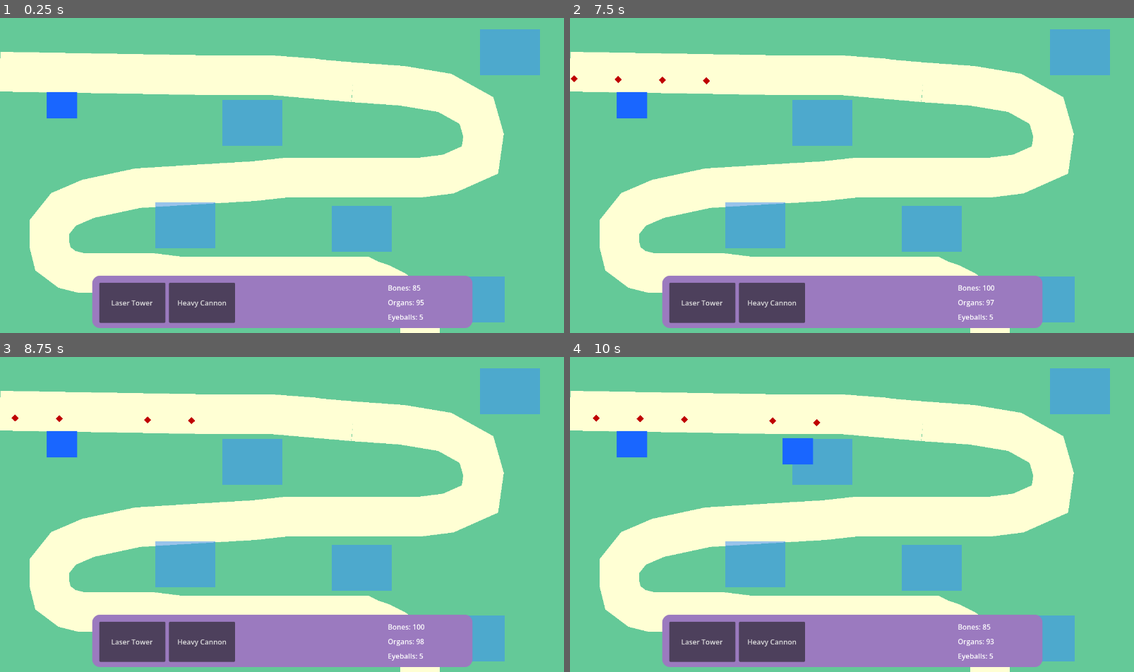
Above: before the commit, frames 1-4 (two rows, left to right).
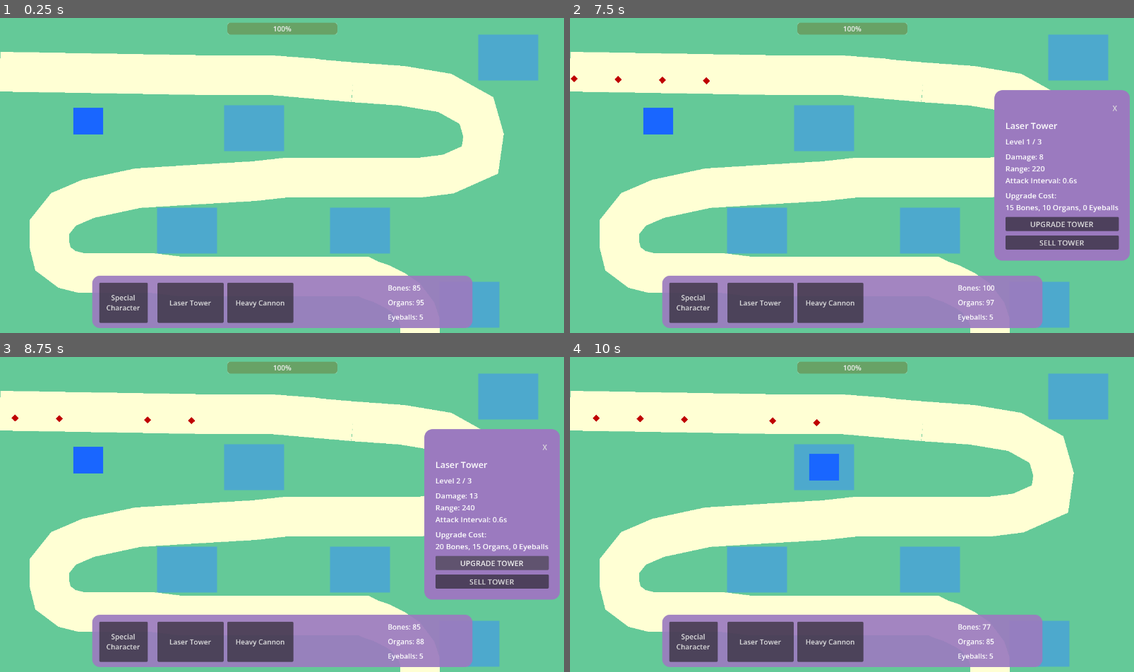
Above: after the commit, the same moments.

Repository: onion-40/candy-carnage
Game: Godot game, scene res://Scenes/main.tscn
The game is run twice, just before and just after one commit, with the same random seed, the same clock (stepped at 60 frames per second) and the same inputs.
Inputs (mouse positions are in pixels of both pictures, inside the frame that each line leads up to):
- Up to frame 1 (0.25 s): no input
- Up to frame 2 (7.5 s): click (694, 301) at 0.5 s, where only the run after the commit has a clickable "Special Character"; click "Laser Tower" at 1.25 s; click "Heavy Cannon" at 2 s; click "Laser Tower" at 2.75 s; click (694, 301) at 3.5 s, where only the run after the commit has a clickable "Special Character"; click "Heavy Cannon" at 4.25 s; click "Laser Tower" at 5 s; click (694, 301) at 5.75 s, where only the run after the commit has a clickable "Special Character"; click "Heavy Cannon" at 6.5 s; move the mouse to (660, 121) at 7.27 s; click (660, 121) at 7.42 s
- Up to frame 3 (8.75 s): click (490, 561) at 8 s, where only the run after the commit has a clickable "UPGRADE TOWER"
- Up to frame 4 (10 s): click (1060, 580) at 8.75 s, where only the run after the commit has a clickable "SELL TOWER"; move the mouse to (823, 467) at 9.52 s; click (823, 467) at 9.67 s

The runs differ from the first frame. In frame 1, 5.6% of the frame differs, in the area x 8-96%, y 1-99%; in frame 2, 19%; in frame 3, 19%, in the area x 8-100%, y 1-99%; in frame 4, 6.0%.

Commit message:
update health bar and special character

Diff:
--- a/Scenes/Map.tscn
+++ b/Scenes/Map.tscn
@@ -40,33 +40,32 @@
 position = Vector2(24, 360)
 
 [node name="SpotVisual" type="Polygon2D" parent="TowerSpots/Spot 1" unique_id=2111016405]
-position = Vector2(16, 32)
 color = Color(0.22000003, 0.5450001, 1, 0.5137255)
-polygon = PackedVector2Array(-127.999985, -95.99999, 8, -96, 8.0000305, 8.000008, -127.999985, 8.000008)
+polygon = PackedVector2Array(-68, -52, 68, -52, 68, 52, -68, 52)
 uv = PackedVector2Array(-128, -98, 8, -96, 8.0000305, 8.000008, -127.999985, 8.000008)
 
 [node name="CollisionPolygon2D" type="CollisionPolygon2D" parent="TowerSpots/Spot 1" unique_id=602957720]
+position = Vector2(10, 2)
 polygon = PackedVector2Array(-99, -53, 8, -49, 10, 26, -102, 29)
 
 [node name="Spot2" type="Area2D" parent="TowerSpots" unique_id=1621219341]
 position = Vector2(400, 376)
 
 [node name="SpotVisual2" type="Polygon2D" parent="TowerSpots/Spot2" unique_id=2137973629]
-position = Vector2(56, 32)
 color = Color(0.22000003, 0.5450001, 1, 0.5137255)
-polygon = PackedVector2Array(-127.999985, -95.99999, 8, -96, 8.0000305, 8.000008, -127.999985, 8.000008)
+polygon = PackedVector2Array(-68, -52, 68, -52, 68, 52, -68, 52)
 uv = PackedVector2Array(-128, -98, 8, -96, 8.0000305, 8.000008, -127.999985, 8.000008)
 
 [node name="CollisionPolygon2D" type="CollisionPolygon2D" parent="TowerSpots/Spot2" unique_id=2024332708]
+position = Vector2(1, 6)
 polygon = PackedVector2Array(-59, -54, -60, 27, 48, 27, 52, -52)
 
 [node name="Spot3" type="Area2D" parent="TowerSpots" unique_id=1594441110]
 position = Vector2(248, 608)
 
 [node name="SpotVisual3" type="Polygon2D" parent="TowerSpots/Spot3" unique_id=912947380]
-position = Vector2(56, 32)
 color = Color(0.22000003, 0.5450001, 1, 0.5137255)
-polygon = PackedVector2Array(-127.999985, -95.99999, 8, -96, 8.0000305, 8.000008, -127.999985, 8.000008)
+polygon = PackedVector2Array(-68, -52, 68, -52, 68, 52, -68, 52)
 uv = PackedVector2Array(-128, -98, 8, -96, 8.0000305, 8.000008, -127.999985, 8.000008)
 
 [node name="CollisionPolygon2D" type="CollisionPolygon2D" parent="TowerSpots/Spot3" unique_id=156237745]
@@ -76,9 +75,8 @@
 position = Vector2(976, 216)
 
 [node name="SpotVisual4" type="Polygon2D" parent="TowerSpots/Spot4" unique_id=1242529457]
-position = Vector2(64, 32)
 color = Color(0.22000003, 0.5450001, 1, 0.5137255)
-polygon = PackedVector2Array(-127.999985, -95.99999, 8, -96, 8.0000305, 8.000008, -127.999985, 8.000008)
+polygon = PackedVector2Array(-68, -52, 68, -52, 68, 52, -68, 52)
 uv = PackedVector2Array(-128, -98, 8, -96, 8.0000305, 8.000008, -127.999985, 8.000008)
 
 [node name="CollisionPolygon2D" type="CollisionPolygon2D" parent="TowerSpots/Spot4" unique_id=518153689]
@@ -88,9 +86,8 @@
 position = Vector2(640, 608)
 
 [node name="SpotVisual5" type="Polygon2D" parent="TowerSpots/Spot5" unique_id=1100856899]
-position = Vector2(64, 40)
 color = Color(0.22000003, 0.5450001, 1, 0.5137255)
-polygon = PackedVector2Array(-127.999985, -95.99999, 8, -96, 8.0000305, 8.000008, -127.999985, 8.000008)
+polygon = PackedVector2Array(-68, -52, 68, -52, 68, 52, -68, 52)
 uv = PackedVector2Array(-128, -98, 8, -96, 8.0000305, 8.000008, -127.999985, 8.000008)
 
 [node name="CollisionPolygon2D" type="CollisionPolygon2D" parent="TowerSpots/Spot5" unique_id=819079759]
@@ -100,9 +97,8 @@
 position = Vector2(888, 776)
 
 [node name="SpotVisual6" type="Polygon2D" parent="TowerSpots/Spot6" unique_id=757307729]
-position = Vector2(72, 32)
 color = Color(0.22000003, 0.5450001, 1, 0.5137255)
-polygon = PackedVector2Array(-127.999985, -95.99999, 8, -96, 8.0000305, 8.000008, -127.999985, 8.000008)
+polygon = PackedVector2Array(-68, -52, 68, -52, 68, 52, -68, 52)
 uv = PackedVector2Array(-128, -98, 8, -96, 8.0000305, 8.000008, -127.999985, 8.000008)
 
 [node name="CollisionPolygon2D" type="CollisionPolygon2D" parent="TowerSpots/Spot6" unique_id=798454240]
--- a/Scenes/SpecialCharacters.tscn
+++ b/Scenes/SpecialCharacters.tscn
@@ -1,6 +1,9 @@
 [gd_scene format=3 uid="uid://do75dorlxuvn1"]
 
+[ext_resource type="Script" uid="uid://bfutegbitg7q5" path="res://Scenes/special_characters.gd" id="1_7jrx0"]
+
 [node name="SpecialCharacters" type="Node2D" unique_id=932325363]
+script = ExtResource("1_7jrx0")
 
 [node name="Body" type="Polygon2D" parent="." unique_id=413082617]
 position = Vector2(16, 176)
--- a/Scenes/Towers.tscn
+++ b/Scenes/Towers.tscn
@@ -9,7 +9,7 @@
 script = ExtResource("1_wd6hp")
 
 [node name="Body" type="Polygon2D" parent="." unique_id=1527430392]
-position = Vector2(72.5, 0)
+position = Vector2(132, 36)
 polygon = PackedVector2Array(-166.08392, -65.539406, -97.91606, -65.539406, -97.91606, -6.460594, -166.08392, -6.460594)
 uv = PackedVector2Array(-192, -88, -64, -88, -64, 16, -192, 16)
 
@@ -18,7 +18,6 @@
 [node name="SelectionArea" type="Area2D" parent="." unique_id=1123681613]
 
 [node name="CollisionShape2D" type="CollisionShape2D" parent="SelectionArea" unique_id=743401285]
-position = Vector2(-60, -36)
 shape = SubResource("RectangleShape2D_41ke1")
 
 [connection signal="input_event" from="SelectionArea" to="." method="_on_selection_area_input_event"]
--- a/Scenes/bottom_hud.gd
+++ b/Scenes/bottom_hud.gd
@@ -4,7 +4,7 @@
 @onready var bones_label: Label = $HBoxContainer/ResourceList/BonesLabel
 @onready var organs_label: Label = $HBoxContainer/ResourceList/OrgansLabel
 @onready var eyeballs_label: Label = $HBoxContainer/ResourceList/EyeballsLabel
-
+@onready var special_character_button: Button = $HBoxContainer/SpecialCharButton
 
 func _ready() -> void:
 	ResourceManager.inventory_changed.connect(update_resources)
@@ -14,6 +14,7 @@
 		ResourceManager.eyeballs
 	)
 
+	special_character_button.pressed.connect(_on_special_character_button_pressed)
 
 func update_resources(
 	bone_amount: int,
@@ -23,3 +24,7 @@
 	bones_label.text = "Bones: %d" % bone_amount
 	organs_label.text = "Organs: %d" % organ_amount
 	eyeballs_label.text = "Eyeballs: %d" % eyeball_amount
+
+func _on_special_character_button_pressed() -> void:
+	var map = get_tree().current_scene.get_node("Map")
+	map.begin_special_placement()
--- a/Scenes/main.tscn
+++ b/Scenes/main.tscn
@@ -23,11 +23,19 @@
 content_margin_top = 16.0
 content_margin_right = 12.0
 content_margin_bottom = 12.0
-bg_color = Color(0.6064114, 0.47736657, 0.7489121, 1)
+bg_color = Color(0.60784316, 0.47843137, 0.7490196, 0.91764706)
 corner_radius_top_left = 18
 corner_radius_top_right = 18
 corner_radius_bottom_right = 18
 corner_radius_bottom_left = 18
+
+[sub_resource type="StyleBoxFlat" id="StyleBoxFlat_21xkr"]
+bg_color = Color(0.0115433065, 0.3884842, 1.92523e-07, 1)
+border_color = Color(0, 0, 0, 1)
+corner_radius_top_left = 8
+corner_radius_top_right = 8
+corner_radius_bottom_right = 8
+corner_radius_bottom_left = 8
 
 [node name="Main" type="Node2D" unique_id=295096930]
 
@@ -35,10 +43,6 @@
 
 [node name="Enemies" parent="." unique_id=1169386622 instance=ExtResource("2_jjvhh")]
 position = Vector2(344, -104)
-max_health = null
-move_speed = null
-reward = null
-base_damage = null
 
 [node name="Towers" parent="." unique_id=1501200458 instance=ExtResource("3_kry3j")]
 position = Vector2(-16, -48)
@@ -126,7 +130,13 @@
 
 [node name="HBoxContainer" type="HBoxContainer" parent="UI/BottomHUD" unique_id=180391323]
 layout_mode = 2
-theme_override_constants/separation = 20
+theme_override_constants/separation = 22
+
+[node name="SpecialCharButton" type="Button" parent="UI/BottomHUD/HBoxContainer" unique_id=1319516445]
+custom_minimum_size = Vector2(110, 90)
+layout_mode = 2
+text = "Special
+Character"
 
 [node name="TowerSelection" type="HBoxContainer" parent="UI/BottomHUD/HBoxContainer" unique_id=1013028664]
 layout_mode = 2
@@ -159,3 +169,15 @@
 [node name="EyeballsLabel" type="Label" parent="UI/BottomHUD/HBoxContainer/ResourceList" unique_id=201943819]
 layout_mode = 2
 text = "Eyeballs: 5"
+
+[node name="HealthBar" type="ProgressBar" parent="UI" unique_id=434133851]
+anchors_preset = 5
+anchor_left = 0.5
+anchor_right = 0.5
+offset_left = -125.0
+offset_top = 17.0
+offset_right = 125.0
+offset_bottom = 44.0
+grow_horizontal = 2
+theme_override_styles/background = SubResource("StyleBoxFlat_21xkr")
+value = 100.0
--- /dev/null
+++ b/Scenes/special_characters.gd
@@ -0,0 +1,53 @@
+
+extends Node2D
+
+@export var attack_range: float = 150.0
+@export var attack_damage: int = 10
+@export var attack_interval: float = 1.5
+
+var is_active: bool = false
+var attack_timer: float = 0.0
+
+
+@export var lifetime: float = 10.0
+
+func activate() -> void:
+	is_active = true
+	attack_timer = 0.0
+	print("Special character activated!")
+
+	await get_tree().create_timer(lifetime).timeout
+
+	if is_instance_valid(self):
+		queue_free()
+
+
+func _process(delta: float) -> void:
+	if not is_active:
+		return
+
+	attack_timer += delta
+
+	if attack_timer >= attack_interval:
+		attack_timer = 0.0
+		attack_nearest_enemy()
+
+
+func attack_nearest_enemy() -> void:
+	var nearest_enemy: Node2D = null
+	var nearest_distance: float = attack_range
+
+	for enemy in get_tree().get_nodes_in_group("enemies"):
+		if not is_instance_valid(enemy):
+			continue
+
+		var distance = global_position.distance_to(enemy.global_position)
+
+		if distance <= nearest_distance:
+			nearest_distance = distance
+			nearest_enemy = enemy
+
+	if nearest_enemy != null:
+		nearest_enemy.take_damage(attack_damage)
+		print("Attacked enemy! Damage dealt: ", attack_damage)
+		print("Enemy HP after attack: ", nearest_enemy.health)
--- a/Scripts/Scenes/Enemy.gd
+++ b/Scripts/Scenes/Enemy.gd
@@ -1,4 +1,3 @@
-
 extends PathFollow2D
 
 signal defeated(reward: int)
@@ -11,14 +10,12 @@
 
 var health: int
 
-
 func _ready() -> void:
 	health = max_health
 	add_to_group("enemies")
 
 	loop = false
 	rotates = false
-
 
 func _process(delta: float) -> void:
 	progress += move_speed * delta
--- a/Scripts/Scenes/Map.gd
+++ b/Scripts/Scenes/Map.gd
@@ -26,6 +26,7 @@
 
 func _ready() -> void:
 	player_hp = max_player_hp
+	player_health_changed.connect(update_health_bar)
 	player_health_changed.emit(player_hp, max_player_hp)
 
 	for spot in tower_spots.get_children():
@@ -114,7 +115,7 @@
 		return
 
 	if enemy_path.curve.get_baked_length() <= 0.0:
-		push_warning("EnemyPath curve is empty. Add points to the path.")
+		push_warning("EnemyPatth curve is empty. Add points to the path.")
 		return
 
 	var enemy = ENEMY_SCENE.instantiate()
@@ -303,3 +304,8 @@
 	deployment_preview.color = Color(1.0, 0.2, 0.2, 0.25)
 	deployment_preview.visible = false
 	deployment_preview.z_index = 10
+
+func update_health_bar(current_hp: int, max_hp: int) -> void:
+	var health_bar = get_tree().current_scene.get_node("UI/HealthBar")
+	health_bar.max_value = max_hp
+	health_bar.value = current_hp
Not shown, added: Scenes/special_characters.gd.uid
